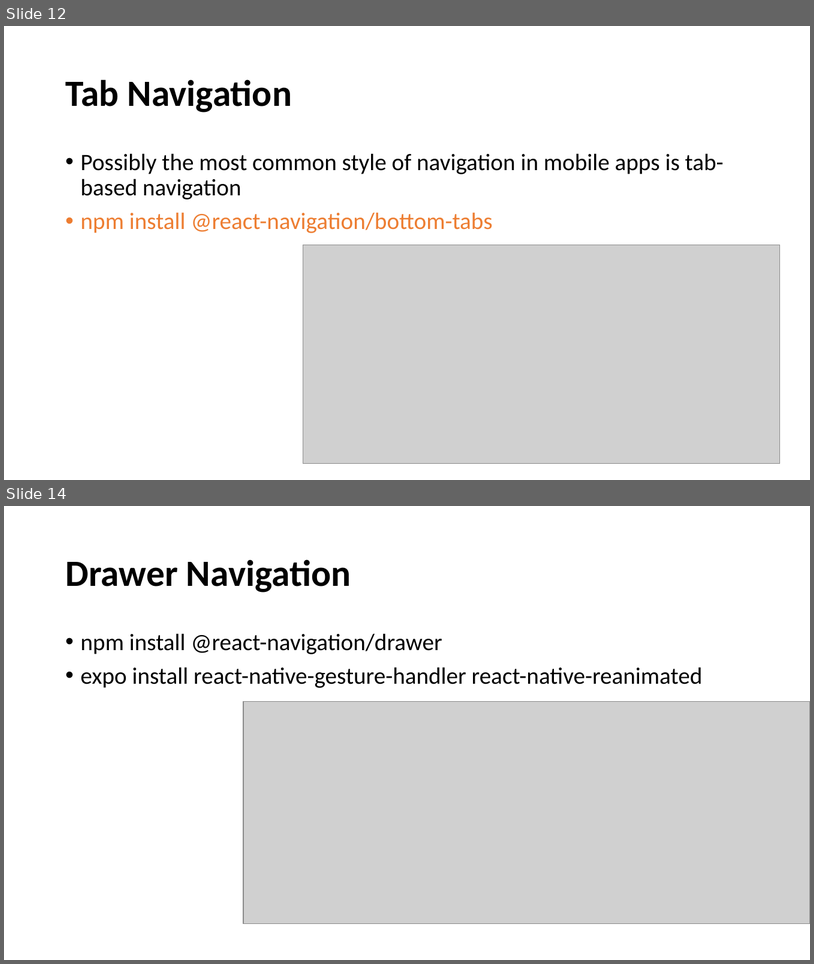
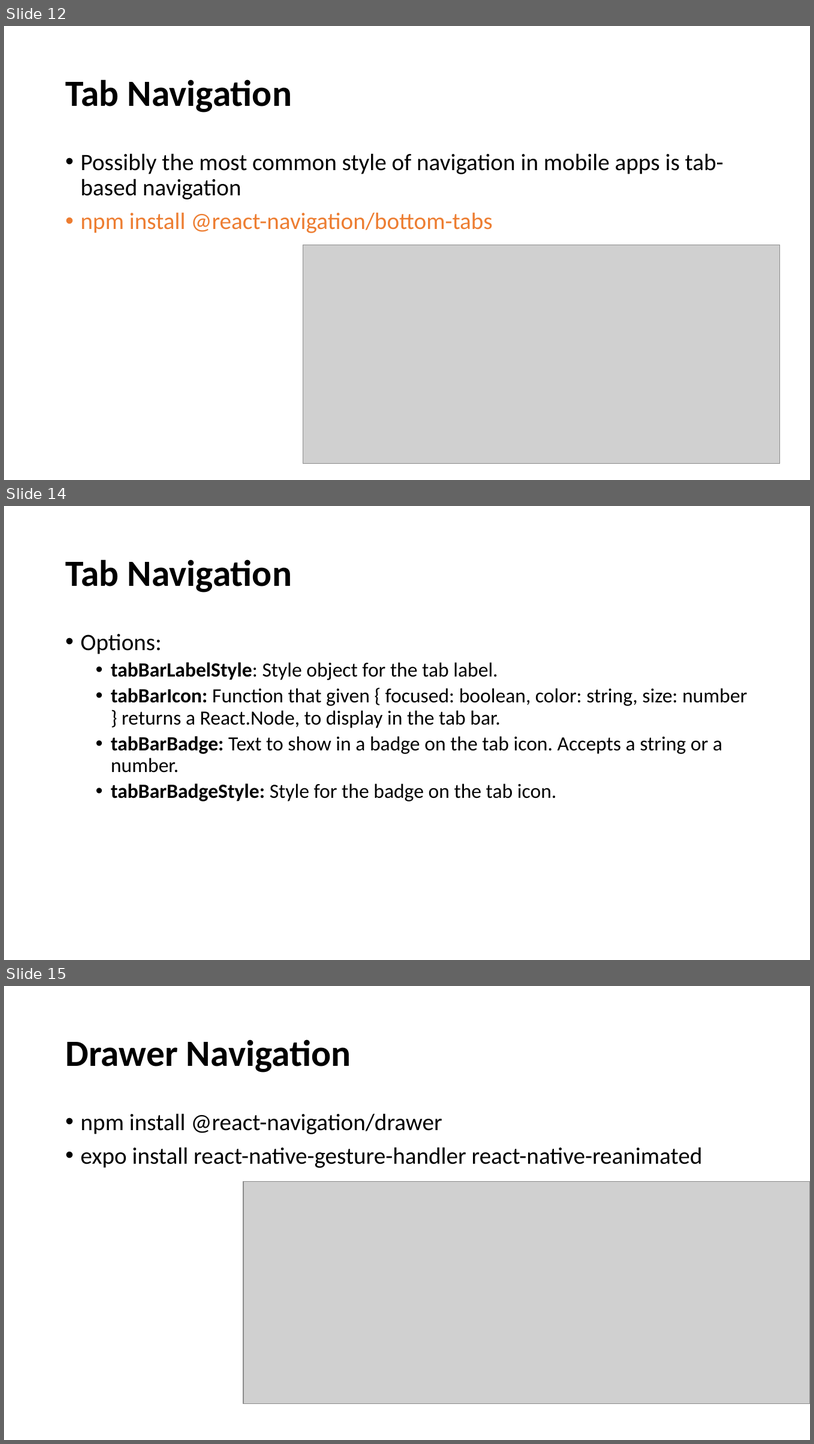
Before and after one commit to KamranCS/ReactNative-MAD-, a slide deck: Slides/Lecture07.pptx. Shown one above the other, each under a label of ours: slides 12 and 14 before the commit, slides 12, 14 and 15 after it; the slides between them are not shown. The pictures are 814x964 and 814x1444 pixels, drawn with LibreOffice and Linux fonts; fonts in the diff are those of the drawing; grey boxes stand for pictures. Boxes give left, top, right and bottom in pixels: in the first picture for what was removed or moved away, otherwise in the second. Text is boxed around its words. In the diff, an @@ line names an element or a change of style, - is before the commit and + after.

```diff
--- a/Slides/Lecture07.pptx
+++ b/Slides/Lecture07.pptx
@@ slide 14 added at (4, 506, 810, 960), background #FFFFFF @@
@@ title added at (65, 559, 292, 592), 44 pt, text #000000, bold @@
+Tab Navigation
@@ text added at (81, 634, 747, 801), 24 pt, text #000000 @@
+• Options:
+  • tabBarLabelStyle: Style object for the tab label.
+  • tabBarIcon: Function that given { focused: boolean, color: string, size: number } returns a React.Node, to display in the tab bar.
+  • tabBarBadge: Text to show in a badge on the tab icon. Accepts a string or a number.
+  • tabBarBadgeStyle: Style for the badge on the tab icon.
@@ what was slide 14 is now slide 15 @@
```
Also in this commit, not shown: 1 slide changed, 3 other files.
